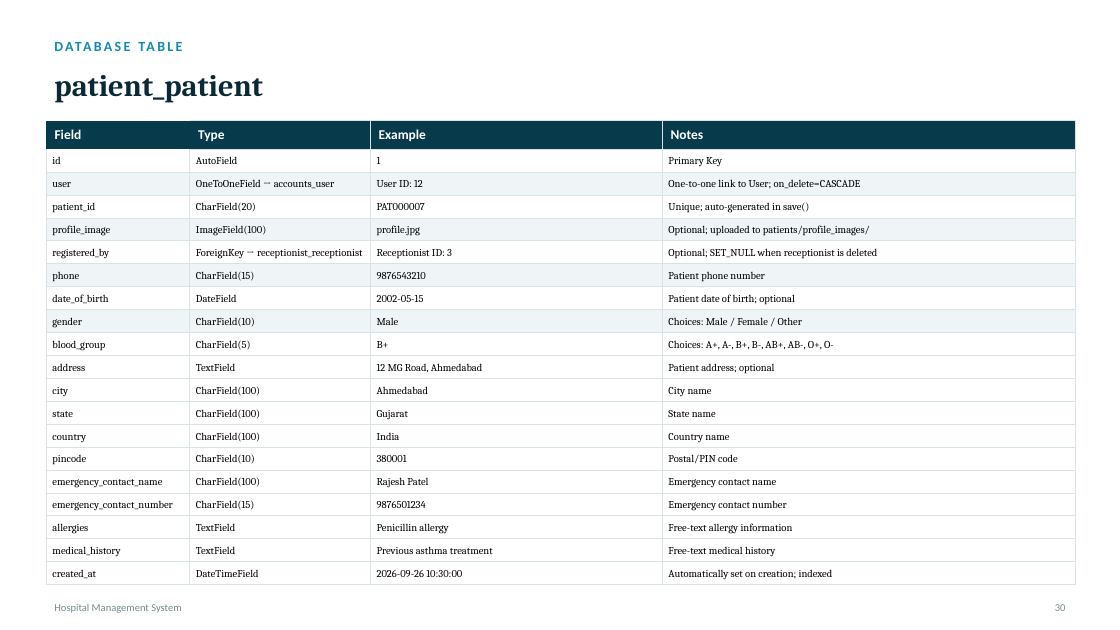
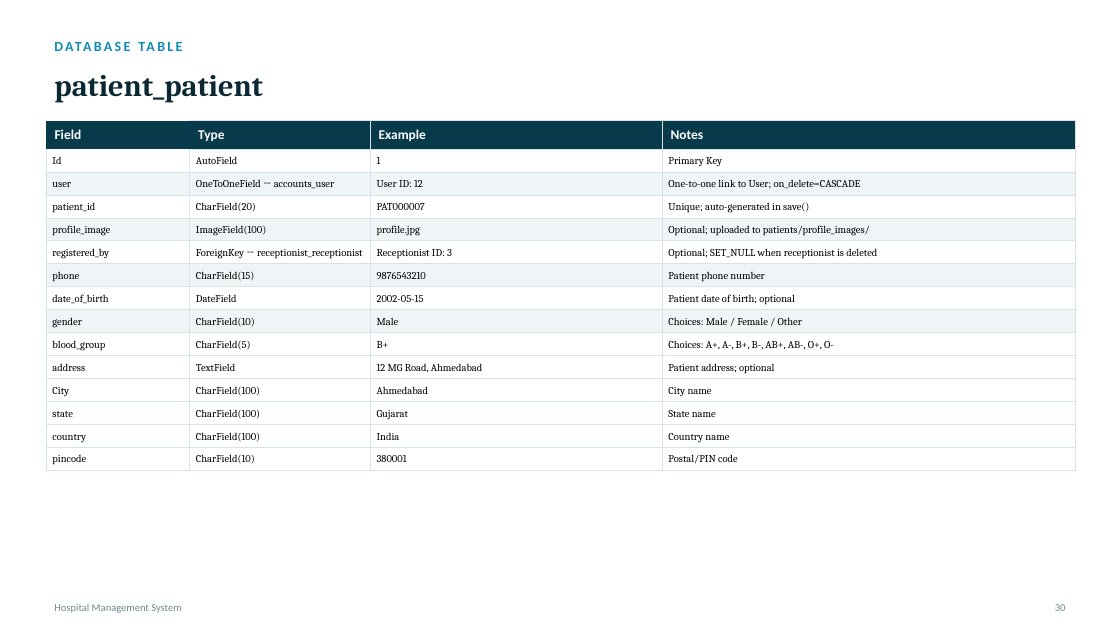
Before and after one commit to lakshitbuilds/Hospital-Management-System, a slide deck: slide 27 of HMS_Project_Presentation.pptx. Drawn at 1120x630 pixels with LibreOffice and Linux fonts; fonts in the diff are those of the drawing. Boxes give left, top, right and bottom in pixels: in the first picture for what was removed or moved away, otherwise in the second. Text is boxed around its words. In the diff, an @@ line names an element or a change of style, - is before the commit and + after.

```diff
--- a/HMS_Project_Presentation.pptx
+++ b/HMS_Project_Presentation.pptx
@@ table at <box>46,121,1076,476</box> @@
-row 2, column 1: id
+row 2, column 1: Id
-row 12, column 1: city
+row 12, column 1: City
-row 16: emergency_contact_name | CharField(100) | Rajesh Patel | Emergency contact name
-row 17: emergency_contact_number | CharField(15) | 9876501234 | Emergency contact number
-row 18: allergies | TextField | Penicillin allergy | Free-text allergy information
-row 19: medical_history | TextField | Previous asthma treatment | Free-text medical history
-row 20: created_at | DateTimeField | 2026-09-26 10:30:00 | Automatically set on creation; indexed
```
Also in this commit, not shown: 4 other slides changed, 1 slide added, 10 other files.
